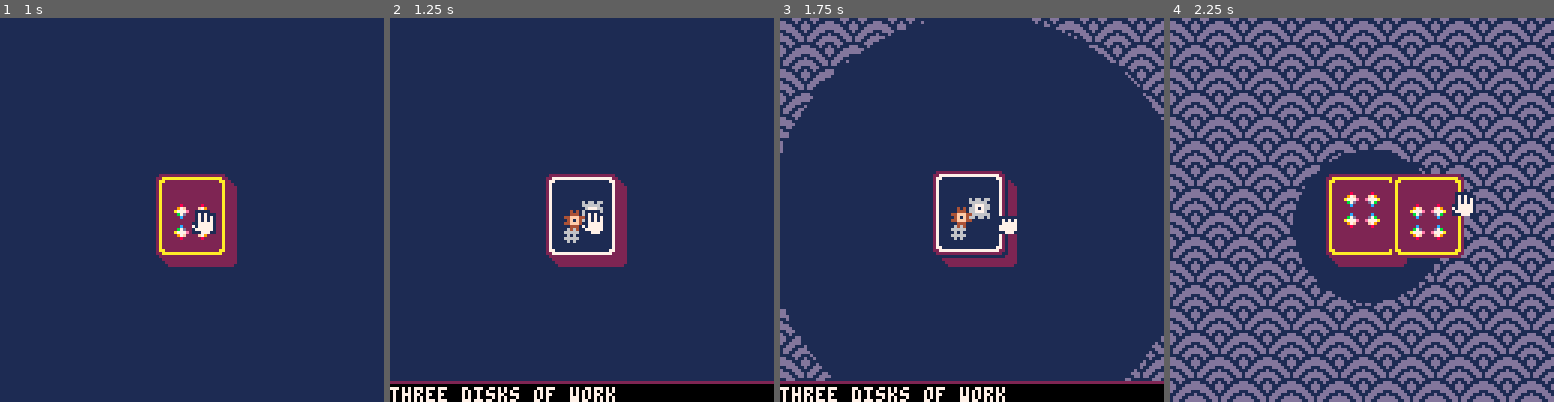
Above: before the commit, frames 1-4 (left to right).
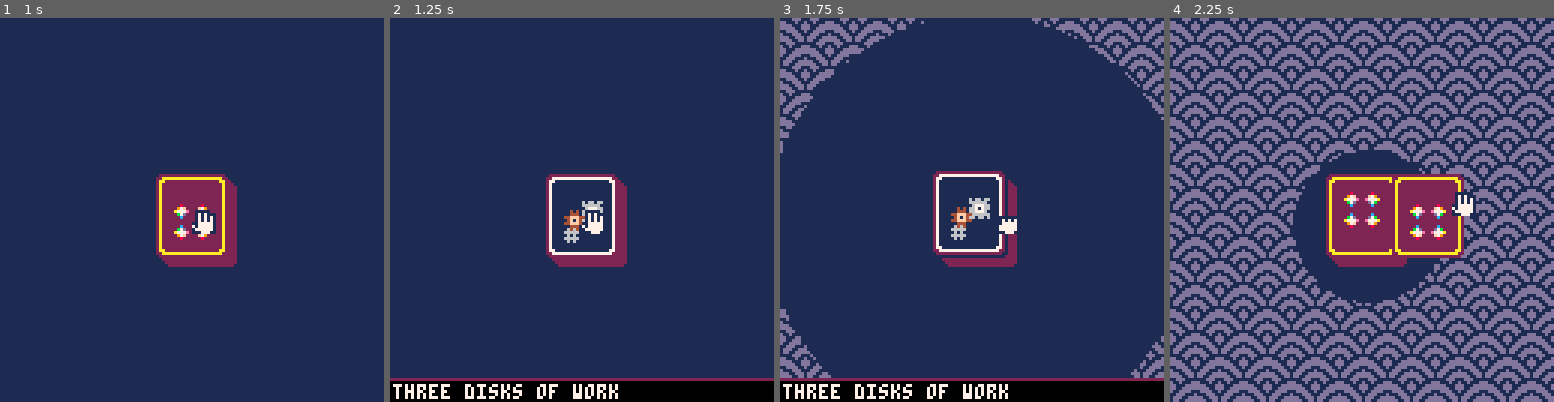
Above: after the commit, the same moments.

Repository: alxgnon/pico-8
Game: PICO-8 cartridge tarot.p8
Same seed, same stepped clock (60 frames per second), same inputs: the game is played once before the commit and once after it.
Inputs:
- Up to frame 1 (1 s): tap X (X key) at 0.33 s; tap O (Z key) at 0.7 s
- Up to frame 2 (1.25 s): tap X (X key) at 1.07 s
- Up to frame 3 (1.75 s): hold Right from 1.6 s (still down); tap O (Z key) at 1.7 s
- Up to frame 4 (2.25 s): tap X (X key) at 1.85 s; release Right at 2.1 s; tap O (Z key) at 2.1 s; hold Up from 2.15 s (still down)

Frame 1 is identical in both runs. In frame 2, 3.1% of the frame differs, in the area x 0-100%, y 93-100%; in frame 3, 3.1%; in frame 4, nothing differs.

Commit message:
tarot tweaks

Diff:
--- a/tarot.p8
+++ b/tarot.p8
@@ -248,11 +249,10 @@
 	deck:shuffle()
 end
 
-fade = nil
-
 function _update()
 	if fade then
 		fade.radius -= 3
+		if (fade.radius < 0) fade=nil
 	end
 
 	hand:move()
@@ -272,9 +272,9 @@
 end
 
 function draw_tip(tip)
-	rectfill(0,122,128,128,0)
-	rect(0,121,128,121,2)
-	print(tip,0,123,7)
+	rectfill(0,121,128,128,0)
+	rect(0,120,128,120,2)
+	print(tip,1,122,7)
 end
 
 function _draw()
@@ -395,22 +395,22 @@
 1199911111199911111199aaaaa91111e00000000000000ee00000000000000ee00000000000000ee00000000000000e11aaa111111aaa111111112eee111111
 1111119aa91111111111119999911111e00000000000000ee00000000000000ee00000000000000ee00000000000000e1aaaaa1111aaaaa111111112e1111111
 11111119911111111111111111111111eeeeeeeeeeeeeeeeeeeeeeeeeeeeeeeeeeeeeeeeeeeeeeeeeeeeeeeeeeeeeeee11111111111111111111111111111111
-00000000000000000000000000000000111118888888111111111111111111111111111111111111111111111111111111111111111111111141111111111411
-00000000000000000000000000000000111889999999811111111111111111111111111111111111111111111111111111444444444444111142444444442411
-00000000000000000000000000000000118991111988111111111111111111111111111111111111177711111111777111222222222222111141111111111411
-00000000000000000000000000000000118911111981111111111111111111111111111111111111171711111111717114262111111262411141111111111411
-00000000000000000000000000000000118911111981111111111111111111111111111111111111177711111111777114242211112242411141111111111411
-00000000000000000000000000000000189111111198111111177717771111111117771777177711117111111111171114214221122412411142444444442411
-00000000000000000000000000000000189111111119811111171717171111111117171717171711117111111111171114211422224112411141111111111411
-000000000000000000000000000000001891111ee111981111177717771111111117771777177711117111111111171114211142241112411141111111111411
-00000000000000000000000000000000118911eeee11981111117111711111111111711171117111111111111111111114211122421112411141111111111411
-00000000000000000000000000000000118911eeee11981111117111711111111111711171117111111777117771111114211224222112411142444444442411
-00000000000000000000000000000000111891eeee11981111117111711111111111711171117111111717117171111114212241142212411141111111111411
-000000000000000000000000000000001118911ee119811111111111111111111111111111111111111777117771111114222411114222411141111111111411
-000000000000000000000000000000001111891ff198111111111111111111111111111111111111111171111711111114264111111462411141111111111411
-000000000000000000000000000000001111181ff181111111111111111111111111111111111111111171111711111111222222222222111142444444442411
-000000000000000000000000000000001111111ff111111111111111111111111111111111111111111171111711111111444444444444111141111111111411
-000000000000000000000000000000001111111ff111111111111111111111111111111111111111111111111111111111111111111111111141111111111411
+000000000000000000000000000000001111188888881111111111111111111111111111111111111111111111111111111111177711111111a1111111111a11
+000000000000000000000000000000001118899999998111111111111111111111111111111111111111111111111111111111171711111111a9aaaaaaaa9a11
+000000000000000000000000000000001189911119881111111111111111111111111111111111111777111111117771111111177711111111a1111111111a11
+000000000000000000000000000000001189111119811111111111111111111111111111111111111717111111117171111111117111111111a1111111111a11
+000000000000000000000000000000001189111119811111111111111111111111111111111111111777111111117771111111117111111111a1111111111a11
+000000000000000000000000000000001891111111981111111777177711111111177717771777111171111111111711111111117111111111a9aaaaaaaa9a11
+000000000000000000000000000000001891111111198111111717171711111111171717171717111171111111111711771177117177117711a1111111111a11
+000000000000000000000000000000001891111ee1119811111777177711111111177717771777111171111111111711771177117177117711a1111111111a11
+00000000000000000000000000000000118911eeee119811111171117111111111117111711171111111111111111111117711117111771111a1111111111a11
+00000000000000000000000000000000118911eeee119811111171117111111111117111711171111117771177711111117711117111771111a9aaaaaaaa9a11
+00000000000000000000000000000000111891eeee119811111171117111111111117111711171111117171171711111171171117117117111a1111111111a11
+000000000000000000000000000000001118911ee1198111111111111111111111111111111111111117771177711111111111117111111111a1111111111a11
+000000000000000000000000000000001111891ff1981111111111111111111111111111111111111111711117111111111111117111111111a1111111111a11
+000000000000000000000000000000001111181ff1811111111111111111111111111111111111111111711117111111111111117111111111a9aaaaaaaa9a11
+000000000000000000000000000000001111111ff1111111111111111111111111111111111111111111711117111111111111117111111111a1111111111a11
+000000000000000000000000000000001111111ff1111111111111111111111111111111111111111111111111111111111111111111111111a1111111111a11
 00000000000000000000000000000000999999999999999999999999999999999999999999999999999999999999999911111991991111111111155555555511
 00000000000000000000000000000000900000000000000990000000000000099000000000000009900000000000000911111911191111111111155555555111
 00000000000000000000000000000000900000000000000990000000000000099000000000000009900000000000000911119111119111111111115555555511
Not shown, changed: the sound effects (__sfx__) section of tarot.p8
